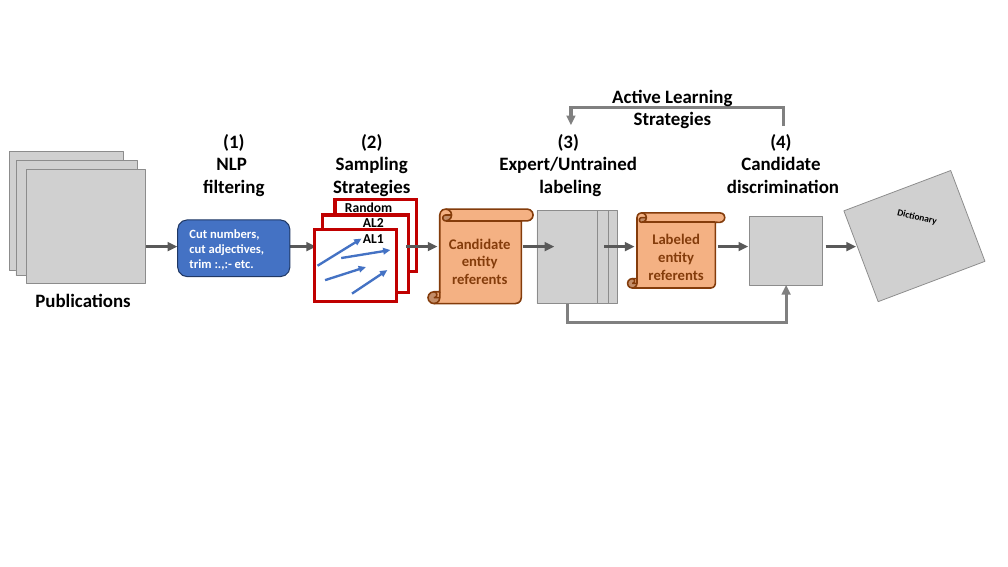
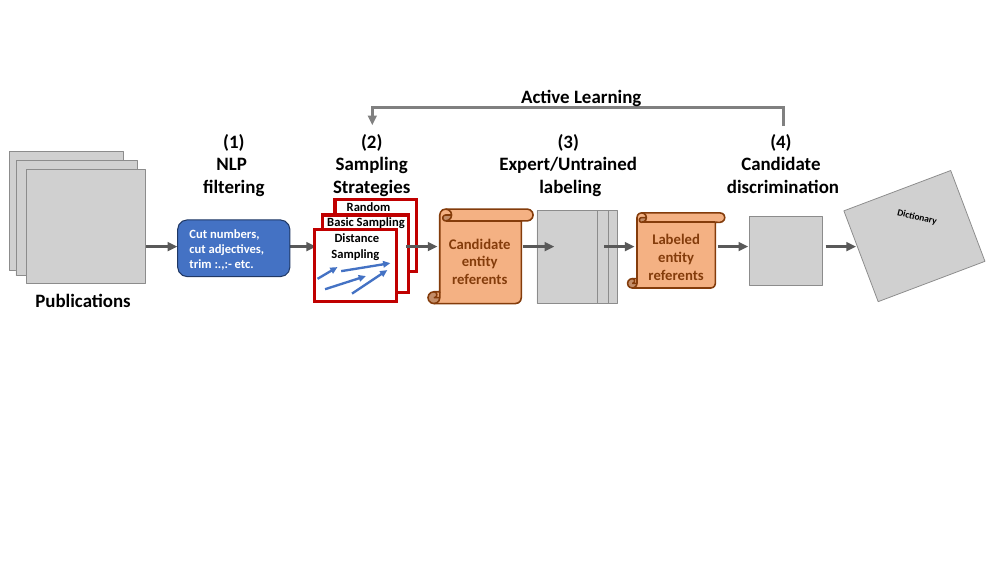
Before and after one commit to rtchoua/activePolyNER, a slide deck: slide 3 of alpolyner.pptx. Drawn at 1008x567 pixels with LibreOffice and Linux fonts; fonts in the diff are those of the drawing; grey boxes stand for pictures. Boxes give left, top, right and bottom in pixels: in the first picture for what was removed or moved away, otherwise in the second. Text is boxed around its words. In the diff, an @@ line names an element or a change of style, - is before the commit and + after.

```diff
--- a/alpolyner.pptx
+++ b/alpolyner.pptx
@@ text "Active Learning": place and size @@
-text "Active Learning" at [612,89,732,129]
+text "Active Learning" at [521,89,641,108]
@@ elbow arrow moved from (784, 126) - (571, 125) to (784, 126) - (372, 125) @@
@@ text at [634,111,711,129]: paragraph removed @@
-Strategies
@@ text "Random" at [347,202,391,215]: size 13 to 12 pt @@
@@ text at [327,216,405,230]: text changed; size 13 to 12 pt @@
-AL2
+Basic Sampling
@@ text at [331,233,380,260]: text changed; size 13 to 12 pt @@
-AL1
+Distance Sampling
@@ arrow moved from (318, 266) - (361, 239) to (318, 279) - (337, 267) @@
@@ arrow moved from (341, 258) - (390, 250) to (341, 271) - (390, 263) @@
@@ arrow moved from (325, 281) - (366, 267) to (325, 290) - (366, 276) @@
@@ elbow arrow removed from (567, 304) to (786, 285) @@
```
Also in this commit, not shown: 4 other files.
